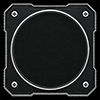
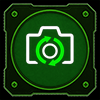
The second (100, 100) image is a revision of the first. Changes to its layers:
added layer "RAMAKA kopia" above "RAMAKA" over [left=3, top=3, right=97, bottom=97]
hid "RAMAKA" over [left=3, top=3, right=97, bottom=97]
showed "ta_os_ostrości_kamery_ico_96_active", painted on it over [left=23, top=23, right=76, bottom=69]
added layer "tlo okregu kopia" (54%) above "tlo okregu" over [left=3, top=3, right=97, bottom=97]